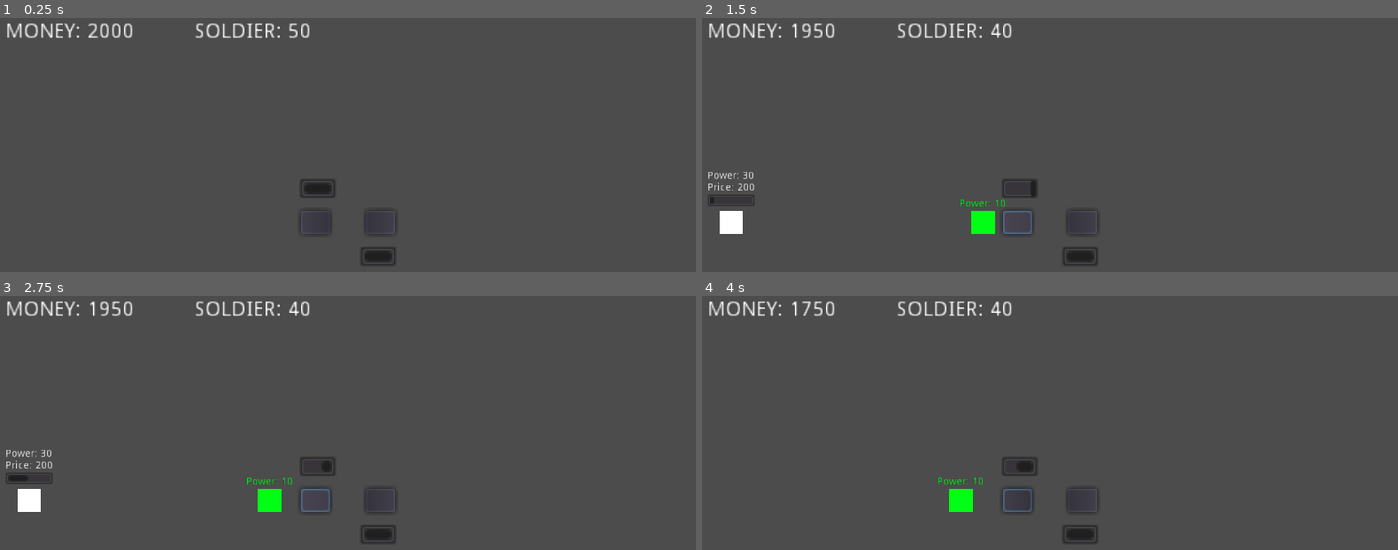
Above: before the commit, frames 1-4 (two rows, left to right).
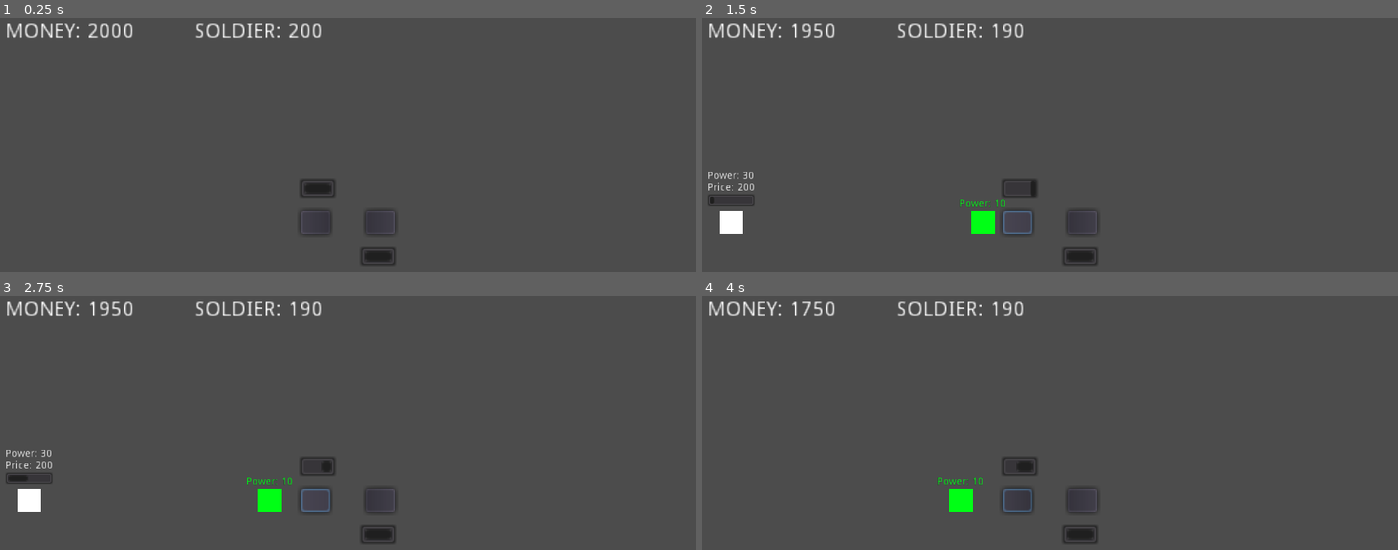
Above: after the commit, the same moments.

Repository: metalboyrick/riot-city-game
Game: Godot game, scene res://levels/level_base/level.tscn
The game is run twice, just before and just after one commit, with the same random seed, the same clock (stepped at 60 frames per second) and the same inputs. This scene is started directly instead of the project's main scene.
Inputs (mouse positions are in pixels of both pictures, inside the frame that each line leads up to):
- Up to frame 1 (0.25 s): no input
- Up to frame 2 (1.5 s): click (1015, 221) at 0.52 s; click (1015, 221) at 1.27 s
- Up to frame 3 (2.75 s): click (313, 499) at 2.02 s
- Up to frame 4 (4 s): move the mouse to (729, 499) at 2.77 s; click (729, 499) at 2.92 s; move the mouse to (910, 506) at 3.52 s; click (910, 506) at 3.67 s

The runs differ from the first frame. In frame 1, 0.1% of the frame differs, in the area x 41-47%, y 2-9%; in frame 2, 0.1%; in frame 3, 0.1%; in frame 4, 0.1%.

Commit message:
added basic clash mechanism

Diff:
--- a/actors/soldier/soldier.gd
+++ b/actors/soldier/soldier.gd
@@ -6,6 +6,8 @@
 var direction : Vector2 = Vector2.ZERO
 
 onready var n_power_label := get_node("PowerLabel")
+
+signal s_clash(power_difference, mob_is_angry)
 
 func init(i_angle: float, i_spawn_position: Vector2, i_power : int):
 	# convert radians to vector
@@ -19,4 +21,21 @@
 	n_power_label.text = "Power: " + str(power)
 
 func _physics_process(delta):
-	move_and_collide(direction * SPEED)
+	var collision  = move_and_collide(direction * SPEED)
+	if collision:
+
+		# calculate power difference
+		var mob_instance = instance_from_id(collision.collider_id)
+		var power_difference = mob_instance.power - power
+
+		# kill the mob
+		var is_mob_angry : bool = mob_instance.is_angry
+		if power_difference > 0:
+			mob_instance.update_power(power_difference)
+		else:
+			mob_instance.queue_free()
+
+		# send data to level
+		emit_signal("s_clash", power_difference,is_mob_angry)
+
+		queue_free()
--- a/levels/level_base/level.gd
+++ b/levels/level_base/level.gd
@@ -5,7 +5,7 @@
 export var ALLOWED_SIMULTANEOUS : int = 1
 export var MONEY : int = 1000
 export var SOLDIER_COST : int = 50
-export var SOLDIER_AMOUNT : int = 50
+export var SOLDIER_AMOUNT : int = 200
 export var DEFAULT_SOLDIER_POWER: int = 10
 
 var rng : RandomNumberGenerator = RandomNumberGenerator.new()
@@ -67,9 +67,6 @@
 		n_spawn_timer.wait_time = rng.randf_range(SPAWN_INTERVAL_LOW, SPAWN_INTERVAL_HIGH)
 		n_spawn_timer.start()
 
-# TODO: implement soldier spawning
-func spawn_soldier():
-	pass
 
 func spawn_mob_random():
 
@@ -137,6 +134,16 @@
 	if money >= SOLDIER_COST and total_soldier_power >= DEFAULT_SOLDIER_POWER:
 		var soldier_spawner_instance = instance_from_id(soldier_spawn_id)
 		var soldier = sc_soldier.instance().init(soldier_spawner_instance.get_global_transform().get_rotation() + PI / 2, soldier_spawner_instance.global_position, DEFAULT_SOLDIER_POWER)
+
+		# connect soldier signal
+		soldier.connect("s_clash",self,"_on_clash")
+
 		update_money(money - SOLDIER_COST)
 		update_soldier(total_soldier_power - soldier.power)
 		add_child(soldier)
+
+func _on_clash(power_difference: int, mob_is_angry : bool):
+
+	# handle returning soldiers
+	if power_difference < 0:
+		update_soldier(total_soldier_power + (-1 * power_difference))
